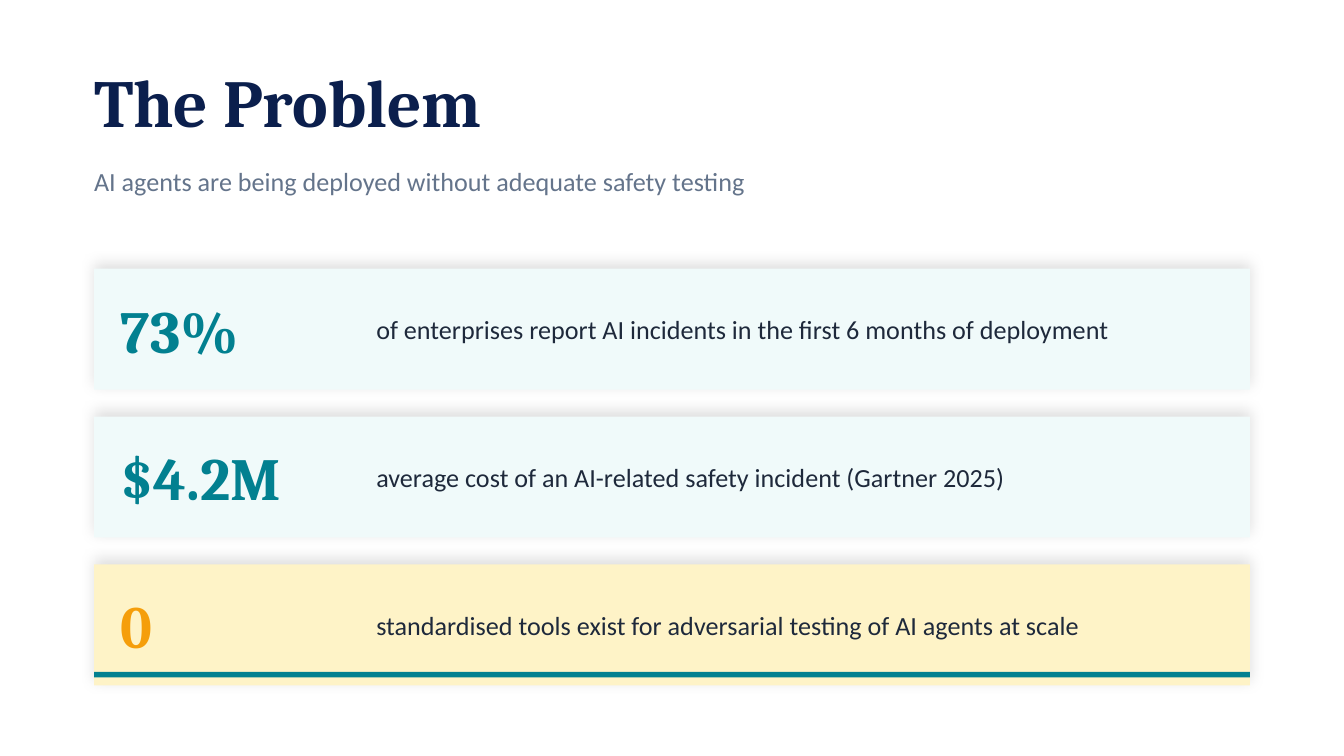
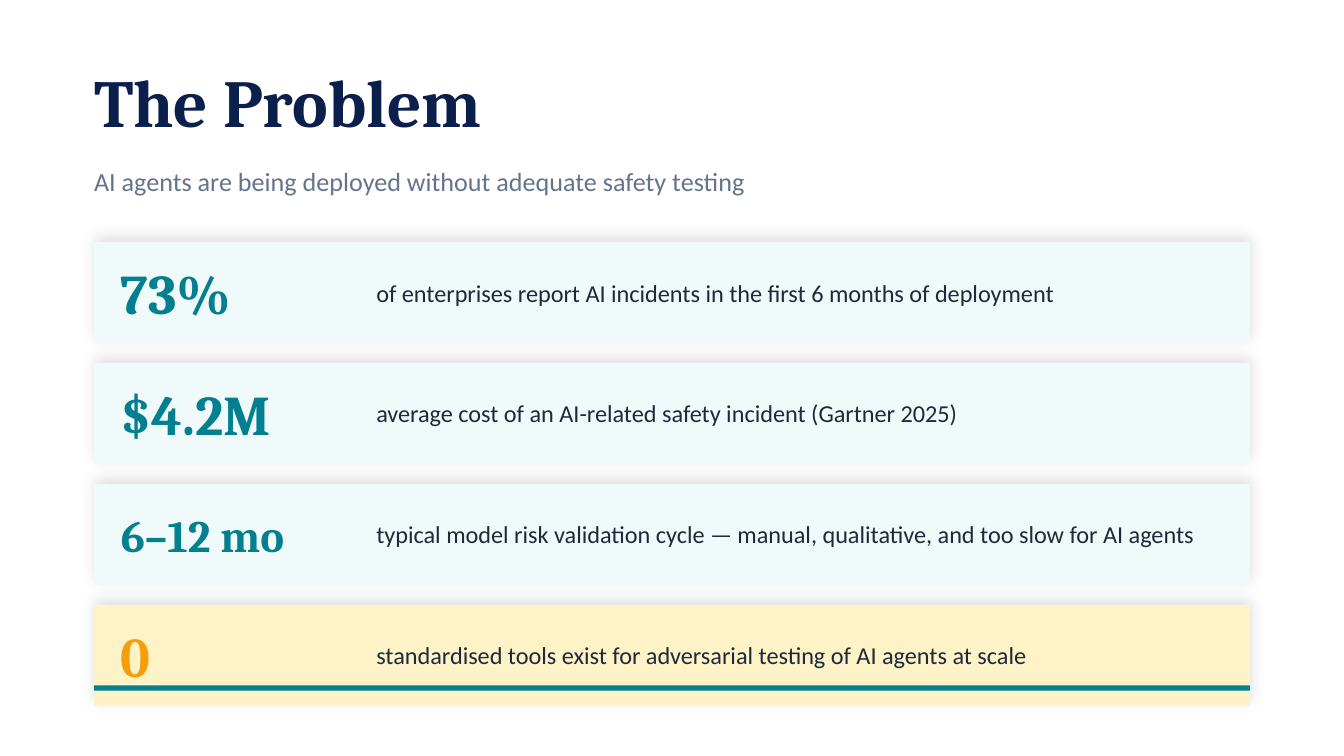
Before and after one commit to alokkulkarni/aria-evaluator-ts, a slide deck: slide 2 of docs/funding/ARIA-Evaluator-Seed-Pitch-Deck.pptx. Drawn at 1344x756 pixels with LibreOffice and Linux fonts; fonts in the diff are those of the drawing. Boxes give left, top, right and bottom in pixels: in the first picture for what was removed or moved away, otherwise in the second. Text is boxed around its words. In the diff, an @@ line names an element or a change of style, - is before the commit and + after.

```diff
--- a/docs/funding/ARIA-Evaluator-Seed-Pitch-Deck.pptx
+++ b/docs/funding/ARIA-Evaluator-Seed-Pitch-Deck.pptx
@@ rectangle: place and size @@
-rectangle at bbox=[94, 269, 1250, 390]
+rectangle at bbox=[94, 242, 1250, 343]
@@ text "73%": place and size @@
-text "73%" at bbox=[121, 312, 239, 355]
+text "73%" at bbox=[121, 276, 232, 316]
@@ text "of enterprises report AI incidents ...": place and size @@
-text "of enterprises report AI incidents ..." at bbox=[376, 321, 1108, 344]
+text "of enterprises report AI incidents ..." at bbox=[376, 285, 1054, 306]
@@ rectangle: place and size @@
-rectangle at bbox=[94, 417, 1250, 538]
+rectangle at bbox=[94, 363, 1250, 464]
@@ text "$4.2M": place and size @@
-text "$4.2M" at bbox=[121, 455, 281, 505]
+text "$4.2M" at bbox=[121, 393, 271, 439]
@@ text "average cost of an AI-related ...": place and size @@
-text "average cost of an AI-related ..." at bbox=[376, 468, 1004, 492]
+text "average cost of an AI-related ..." at bbox=[376, 404, 957, 426]
@@ rectangle: place and size @@
-rectangle at bbox=[94, 564, 1250, 685]
+rectangle at bbox=[94, 484, 1250, 585]
@@ rectangle at bbox=[94, 484, 1250, 585]: fill #FEF3C7 to #F0FAFA @@
@@ text added at bbox=[121, 521, 284, 553], 24 pt, text #028090, bold @@
+6–12 mo
@@ text added at bbox=[376, 526, 1194, 547], 13 pt, text #1E293B @@
+typical model risk validation cycle — manual, qualitative, and too slow for AI agents
@@ rectangle: place and size @@
-rectangle at bbox=[94, 672, 1250, 677]
+rectangle at bbox=[94, 605, 1250, 706]
@@ rectangle at bbox=[94, 605, 1250, 706]: fill #028090 to #FEF3C7; shadow on @@
@@ size 32 to 30 pt in 3 elements at bbox=[121, 276, 232, 316], bbox=[121, 393, 271, 439], bbox=[121, 639, 151, 690] @@
@@ text "0": place and size @@
-text "0" at bbox=[121, 607, 153, 649]
+text "0" at bbox=[121, 639, 151, 690]
@@ size 14 to 13 pt in 3 elements at bbox=[376, 285, 1054, 306], bbox=[376, 404, 957, 426], bbox=[376, 647, 1026, 668] @@
@@ text "standardised tools exist for adversarial ...": place and size @@
-text "standardised tools exist for adversarial ..." at bbox=[376, 617, 1079, 640]
+text "standardised tools exist for adversarial ..." at bbox=[376, 647, 1026, 668]
@@ rectangle added at bbox=[94, 685, 1250, 691], fill #028090 @@
```
Also in this commit, not shown: 1 other slide changed, 1 slide added, 1 slide removed.
